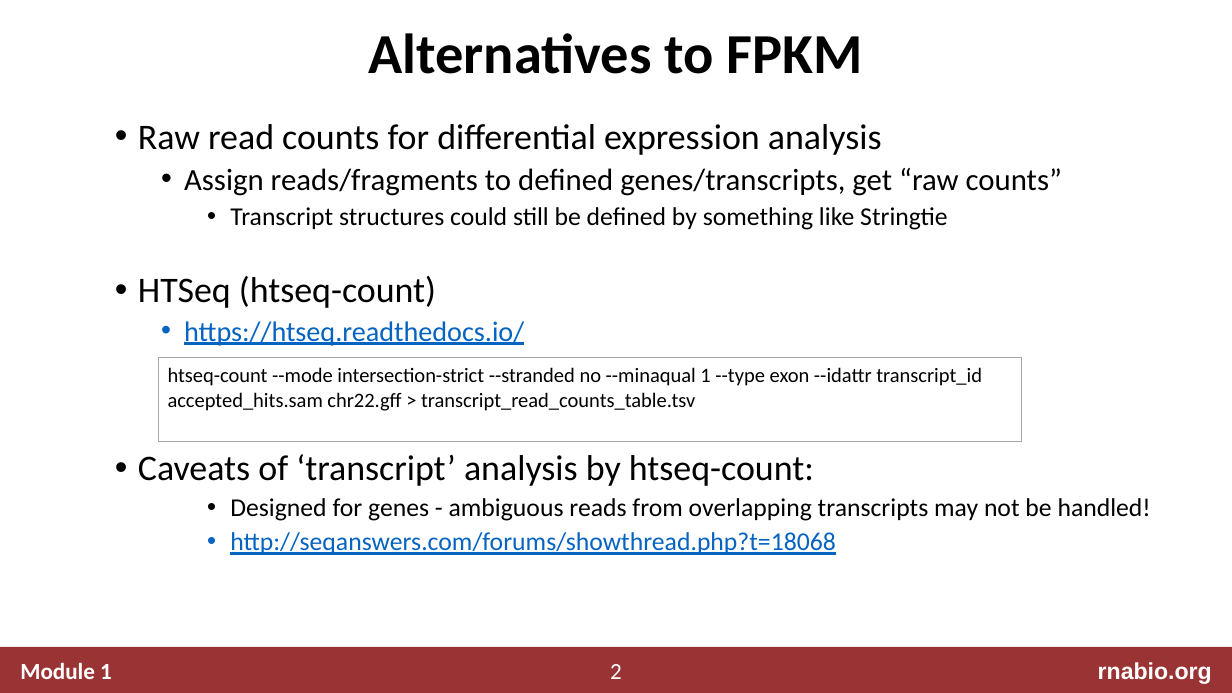
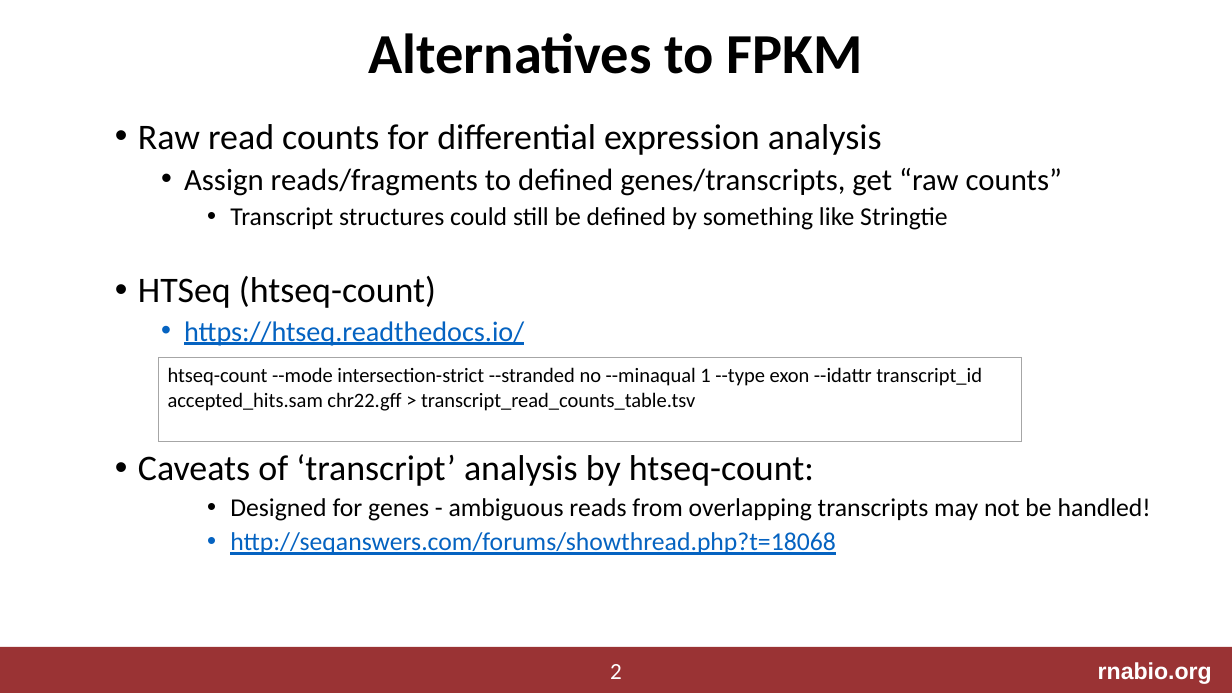
Before and after one commit to griffithlab/rnabio.org, a slide deck: slide 2 of assets/lectures/cshl/2023/mini/RNASeq_MiniLecture_03_02_HTSEQ.pptx. Drawn at 1232x693 pixels with LibreOffice and Linux fonts; fonts in the diff are those of the drawing. Boxes give left, top, right and bottom in pixels: in the first picture for what was removed or moved away, otherwise in the second. Text is boxed around its words. In the diff, an @@ line names an element or a change of style, - is before the commit and + after.

Commit message:
adding updated lectures

```diff
--- a/assets/lectures/cshl/2023/mini/RNASeq_MiniLecture_03_02_HTSEQ.pptx
+++ b/assets/lectures/cshl/2023/mini/RNASeq_MiniLecture_03_02_HTSEQ.pptx
@@ text removed at (20,662,112,679) @@
-Module 1
```
Also in this commit, not shown: 3 other slides changed, 19 other files.
